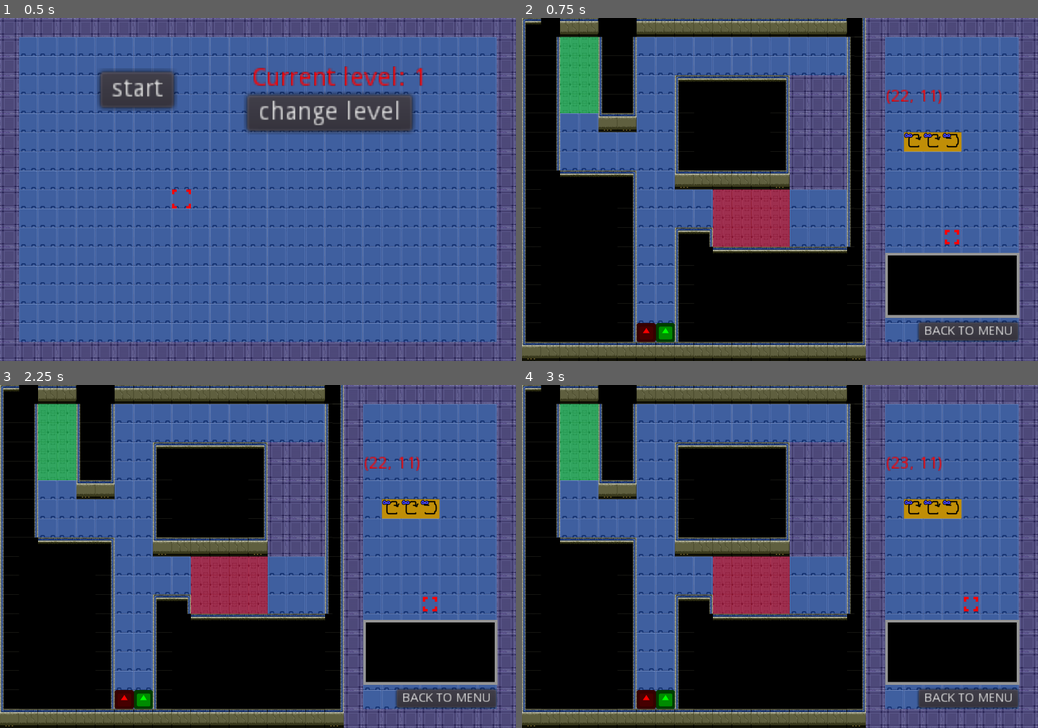
Above: before the commit, frames 1-4 (two rows, left to right).
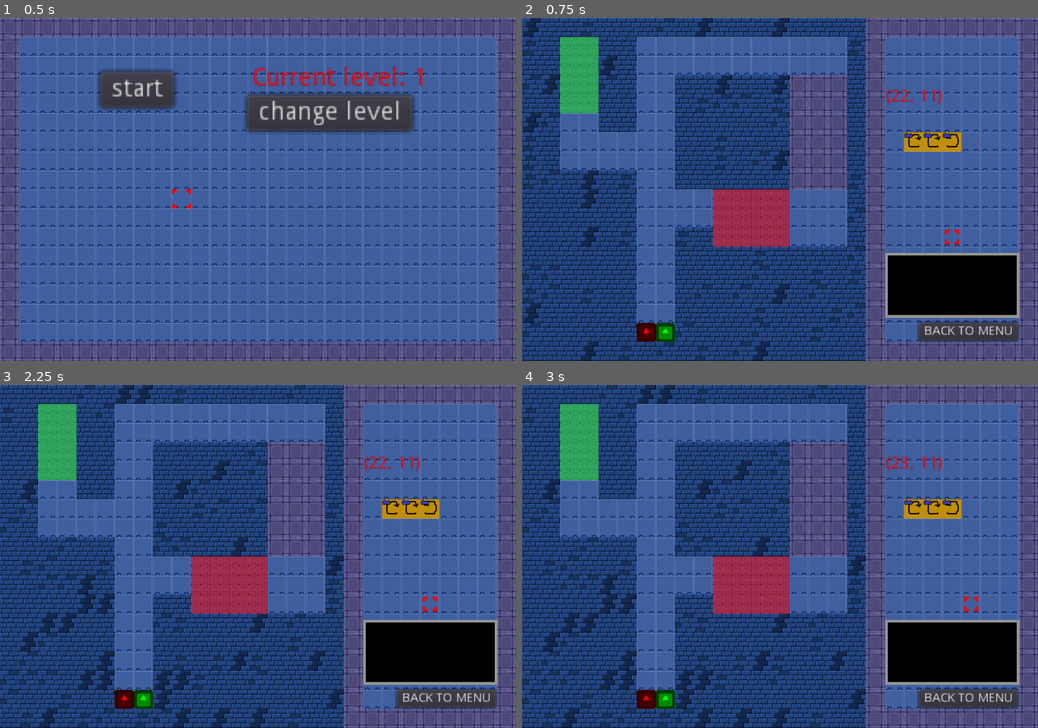
Above: after the commit, the same moments.

Repository: WIT-SCDS-F22-GAME-COOP/Zombie-Game
Game: Godot game, scene res://TSCN/Menu.tscn
The game is run twice, just before and just after one commit, with the same random seed, the same clock (stepped at 60 frames per second) and the same inputs. The engine's default icon, where the game draws it, is replaced by a stand-in: a white triangle on a blue panel in a dark square.
Inputs:
- Up to frame 1 (0.5 s): no input
- Up to frame 2 (0.75 s): click "start" at 0.5 s
- Up to frame 3 (2.25 s): click "BACK TO MENU" at 1.25 s; click "start" at 2 s
- Up to frame 4 (3 s): hold D (move_right) from 2.78 s (still down); tap Space (select) at 2.85 s

Frame 1 is identical in both runs. In frame 2, 43% of the frame differs, in the area x 0-67%, y 0-100%; in frame 3, 43%; in frame 4, 43%.

Commit message:
Temporary wall graphics

Diff:
--- a/Scripts/World.gd
+++ b/Scripts/World.gd
@@ -4,6 +4,8 @@
 var selected_tile_pos = Vector2.ZERO
 # X = Tile, Y = Durability
 var selected_tile = Vector2(-1,-1)
+
+var new_walls = false
 
 
 # Called when the node enters the scene tree for the first time.
@@ -13,7 +15,10 @@
 	draw_map(Global.level)
 	durmap_backup()
 	level_specific()
-	draw_walls()
+	if new_walls:
+		draw_walls_new()
+	else:
+		draw_walls()
 
 
 # Called every frame. 'delta' is the elapsed time since the previous frame.
@@ -261,10 +266,30 @@
 			$DurMap.set_cell(index,index2,$BackupDurMap.get_cell(index,index2),false,false,false,Vector2(0,0))
 
 
+# Currently functional, less interesting walls
+# Just randomly picks a texture of brick
+func draw_walls():
+	var random_generator = RandomNumberGenerator.new()
+	random_generator.randomize()
+	for index in (18):
+		for index2 in (18):
+			if $TileMap.get_cell(index,index2) == 0:
+				var x = random_generator.randi()%10+1
+				if x <= 7:
+					$WallGraphics.set_cell(index,index2,9,false,false,false,Vector2(0,0))
+				elif x == 8:
+					$WallGraphics.set_cell(index,index2,10,false,false,false,Vector2(0,0))
+				elif x == 9:
+					$WallGraphics.set_cell(index,index2,11,false,false,false,Vector2(0,0))
+				elif x >= 10:
+					$WallGraphics.set_cell(index,index2,12,false,false,false,Vector2(0,0))
+
+
 # I hate this function
 # Draws wall graphics over the actual functional, pure black walls
 # It kind of works
-func draw_walls():
+# Maybe worth activating if you can fix the bugs
+func draw_walls_new():
 	for index in (18):
 		for index2 in (18):
 			if $TileMap.get_cell(index,index2) == 0 && $TileMap.get_cell(index,index2+1) != 0:
--- a/TSCN/World.tscn
+++ b/TSCN/World.tscn
@@ -11,6 +11,10 @@
 [ext_resource path="res://Graphics/error.png" type="Texture" id=9]
 [ext_resource path="res://Graphics/dur.png" type="Texture" id=10]
 [ext_resource path="res://Graphics/tileset.png" type="Texture" id=11]
+[ext_resource path="res://Graphics/tile068.png" type="Texture" id=12]
+[ext_resource path="res://Graphics/tile065.png" type="Texture" id=13]
+[ext_resource path="res://Graphics/tile070.png" type="Texture" id=14]
+[ext_resource path="res://Graphics/tile069.png" type="Texture" id=15]
 
 [sub_resource type="TileSet" id=10]
 0/name = "placeholder_tiles.png 0"
@@ -778,6 +782,62 @@
 8/shape_one_way_margin = 0.0
 8/shapes = [  ]
 8/z_index = 0
+9/name = "tile065.png 9"
+9/texture = ExtResource( 13 )
+9/tex_offset = Vector2( 0, 0 )
+9/modulate = Color( 1, 1, 1, 1 )
+9/region = Rect2( 0, 0, 64, 64 )
+9/tile_mode = 0
+9/occluder_offset = Vector2( 0, 0 )
+9/navigation_offset = Vector2( 0, 0 )
+9/shape_offset = Vector2( 0, 0 )
+9/shape_transform = Transform2D( 1, 0, 0, 1, 0, 0 )
+9/shape_one_way = false
+9/shape_one_way_margin = 0.0
+9/shapes = [  ]
+9/z_index = 0
+10/name = "tile068.png 10"
+10/texture = ExtResource( 12 )
+10/tex_offset = Vector2( 0, 0 )
+10/modulate = Color( 1, 1, 1, 1 )
+10/region = Rect2( 0, 0, 64, 64 )
+10/tile_mode = 0
+10/occluder_offset = Vector2( 0, 0 )
+10/navigation_offset = Vector2( 0, 0 )
+10/shape_offset = Vector2( 0, 0 )
+10/shape_transform = Transform2D( 1, 0, 0, 1, 0, 0 )
+10/shape_one_way = false
+10/shape_one_way_margin = 0.0
+10/shapes = [  ]
+10/z_index = 0
+11/name = "tile069.png 11"
+11/texture = ExtResource( 15 )
+11/tex_offset = Vector2( 0, 0 )
+11/modulate = Color( 1, 1, 1, 1 )
+11/region = Rect2( 0, 0, 64, 64 )
+11/tile_mode = 0
+11/occluder_offset = Vector2( 0, 0 )
+11/navigation_offset = Vector2( 0, 0 )
+11/shape_offset = Vector2( 0, 0 )
+11/shape_transform = Transform2D( 1, 0, 0, 1, 0, 0 )
+11/shape_one_way = false
+11/shape_one_way_margin = 0.0
+11/shapes = [  ]
+11/z_index = 0
+12/name = "tile070.png 12"
+12/texture = ExtResource( 14 )
+12/tex_offset = Vector2( 0, 0 )
+12/modulate = Color( 1, 1, 1, 1 )
+12/region = Rect2( 0, 0, 64, 64 )
+12/tile_mode = 0
+12/occluder_offset = Vector2( 0, 0 )
+12/navigation_offset = Vector2( 0, 0 )
+12/shape_offset = Vector2( 0, 0 )
+12/shape_transform = Transform2D( 1, 0, 0, 1, 0, 0 )
+12/shape_one_way = false
+12/shape_one_way_margin = 0.0
+12/shapes = [  ]
+12/z_index = 0
 
 [node name="Node" type="Node"]
 script = ExtResource( 2 )
@@ -846,7 +906,6 @@
 position = Vector2( -256, 0 )
 z_index = 2
 frames = SubResource( 8 )
-frame = 1
 playing = true
 
 [node name="MarginContainer" type="MarginContainer" parent="."]
Binary file added: Graphics/tile065.png
Not shown, added: Graphics/tile065.png.import
Binary file added: Graphics/tile068.png
Not shown, added: Graphics/tile068.png.import
Binary file added: Graphics/tile069.png
Not shown, added: Graphics/tile069.png.import
Binary file added: Graphics/tile070.png
Not shown, added: Graphics/tile070.png.import
Not shown: 1 places in TSCN/World.tscn that only renumber resources
